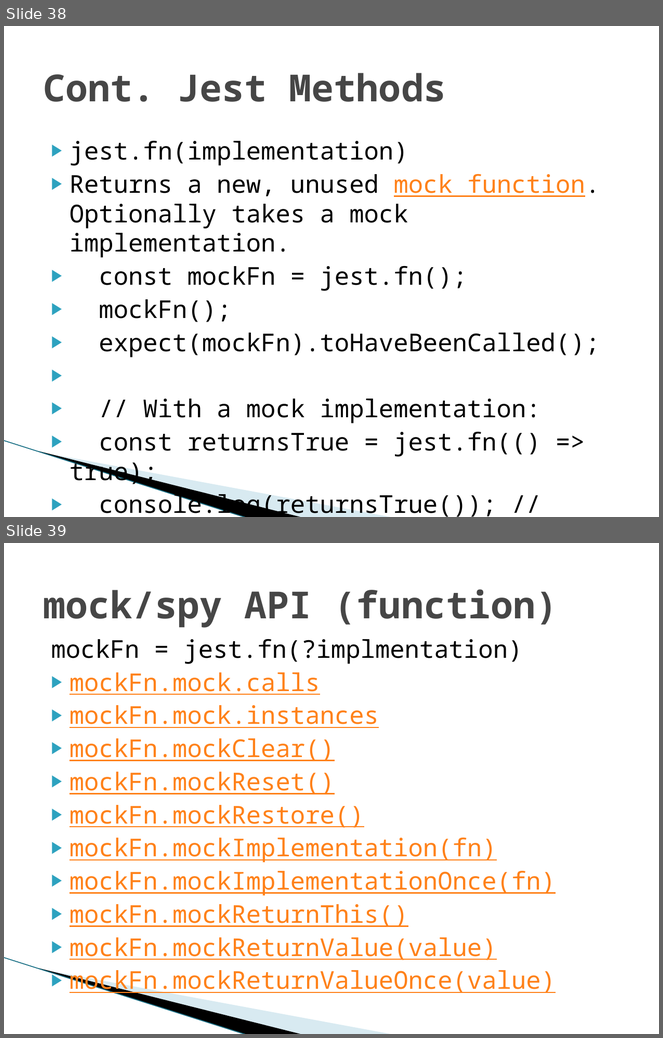
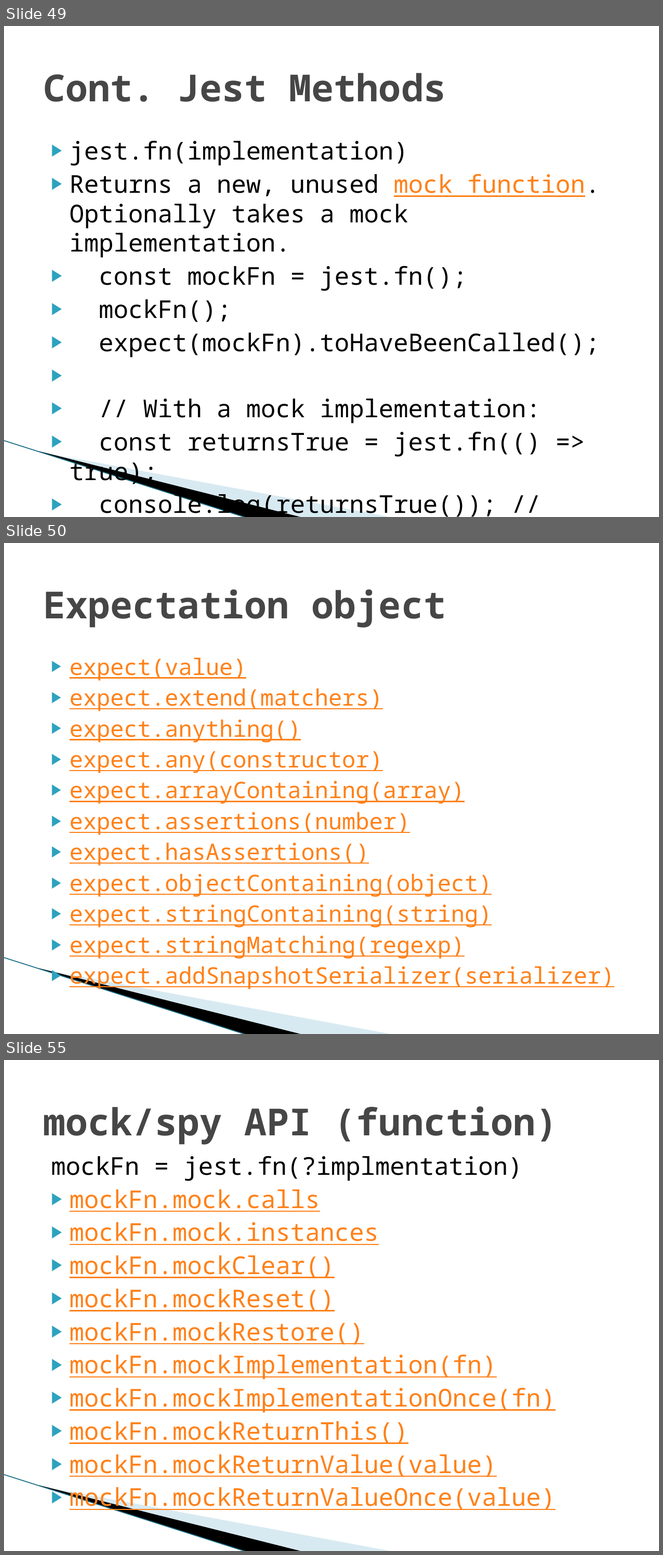
Before and after one commit to vsingh-techracers/sample-redux-app, a slide deck: Jest-presentation.pptx. Shown one above the other, each under a label of ours: slides 38 and 39 before the commit, slides 49, 50 and 55 after it; the slides between them are not shown. The pictures are 663x1038 and 663x1555 pixels, drawn with LibreOffice and Linux fonts; fonts in the diff are those of the drawing; background and template pictures are left out. Boxes give left, top, right and bottom in pixels: in the first picture for what was removed or moved away, otherwise in the second. Text is boxed around its words. In the diff, an @@ line names an element or a change of style, - is before the commit and + after.

```diff
--- a/Jest-presentation.pptx
+++ b/Jest-presentation.pptx
@@ slide 50 added at [4,543,659,1034], background #FFFFFF; not listed: 3 template elements that a slide beside it also shows @@
@@ title added at [43,589,446,628], 41 pt, text #464646, bold @@
+Expectation object
@@ text added at [70,657,492,959], 25 pt, text #FF8119, underline @@
+▶ expect(value)
+▶ expect.extend(matchers)
+▶ expect.anything()
+▶ expect.any(constructor)
+▶ expect.arrayContaining(array)
+▶ expect.assertions(number)
+▶ expect.hasAssertions()
+▶ expect.objectContaining(object)
+▶ expect.stringContaining(string)
+▶ expect.stringMatching(regexp)
+▶ expect.addSnapshotSerializer(serializer)
@@ what was slide 38 is now slide 49 @@
@@ what was slide 39 is now slide 55 @@
```
Also in this commit, not shown: 1 slide changed, 15 other slides added.
